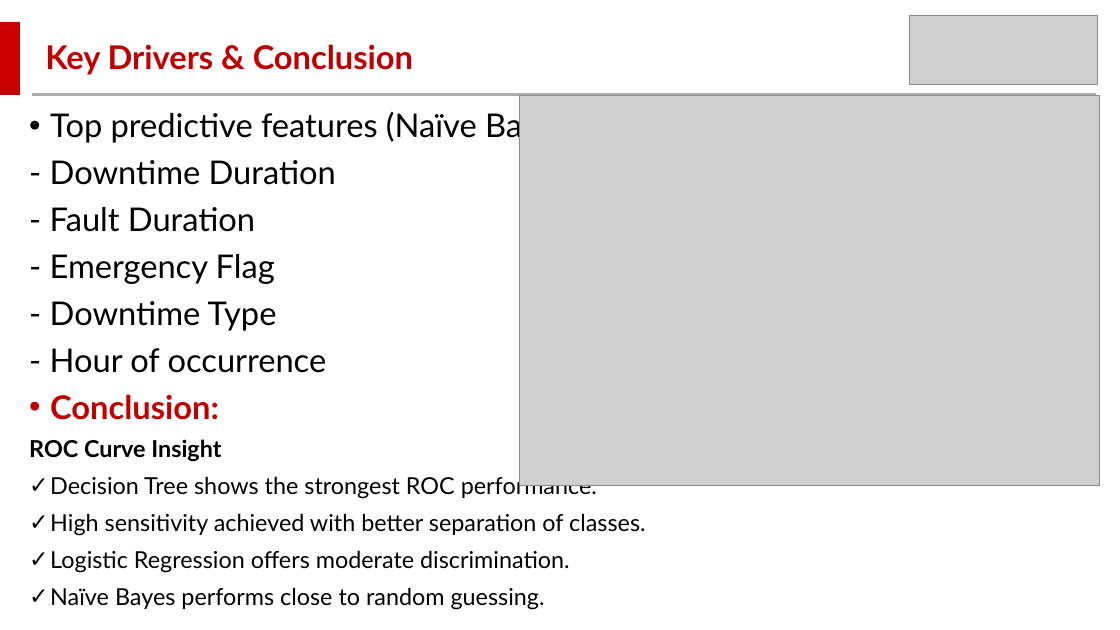
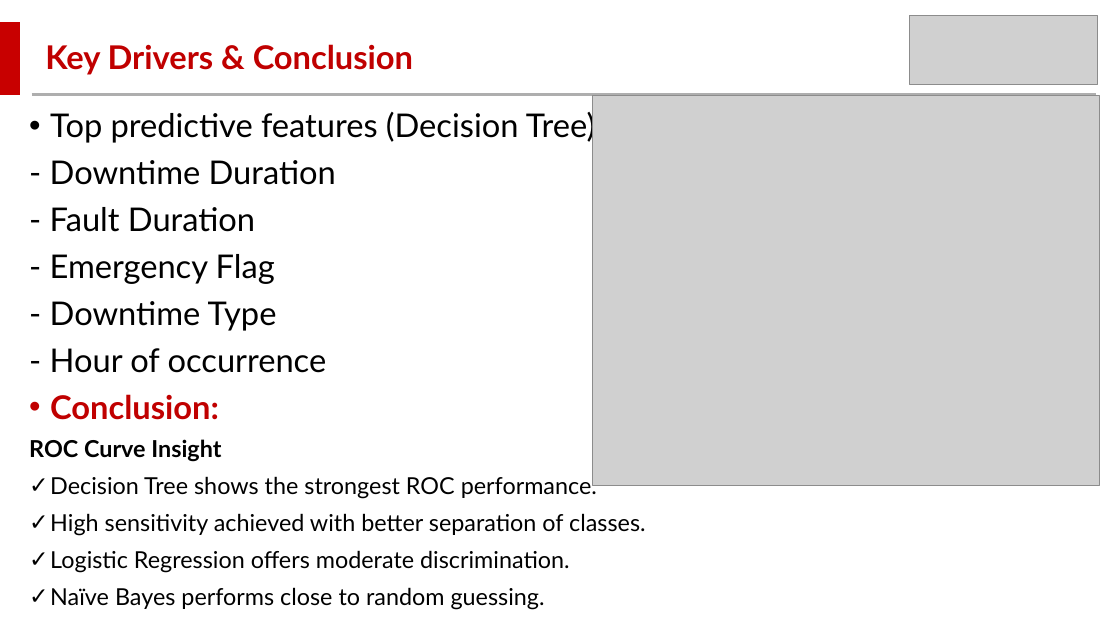
Before and after one commit to MMawande/STAT606-Machine-Learning-Assignment, a slide deck: slide 6 of Binary Classification 606.pptx. Drawn at 1120x630 pixels with LibreOffice and Linux fonts; fonts in the diff are those of the drawing; grey boxes stand for pictures. Boxes give left, top, right and bottom in pixels: in the first picture for what was removed or moved away, otherwise in the second. Text is boxed around its words. In the diff, an @@ line names an element or a change of style, - is before the commit and + after.

```diff
--- a/Binary Classification 606.pptx
+++ b/Binary Classification 606.pptx
@@ text at (x1=50, y1=108, x2=603, y2=143): text changed @@
-• Top predictive features (Naïve Bayes):
+• Top predictive features (Decision Tree):
@@ picture resized from (x1=519, y1=95, x2=1099, y2=485) to (x1=592, y1=95, x2=1099, y2=485) @@
```
Also in this commit, not shown: 1 other file.
